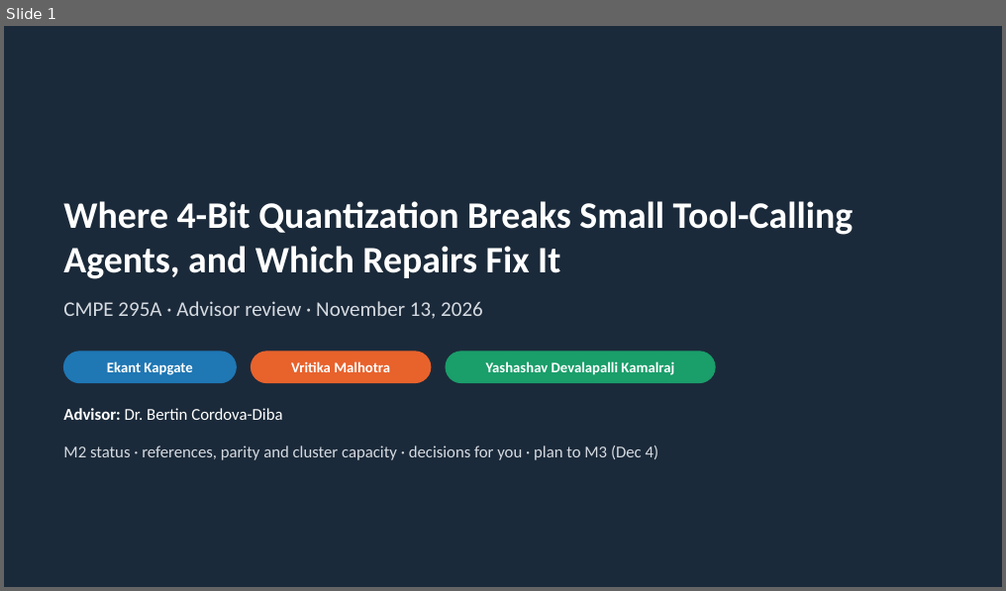
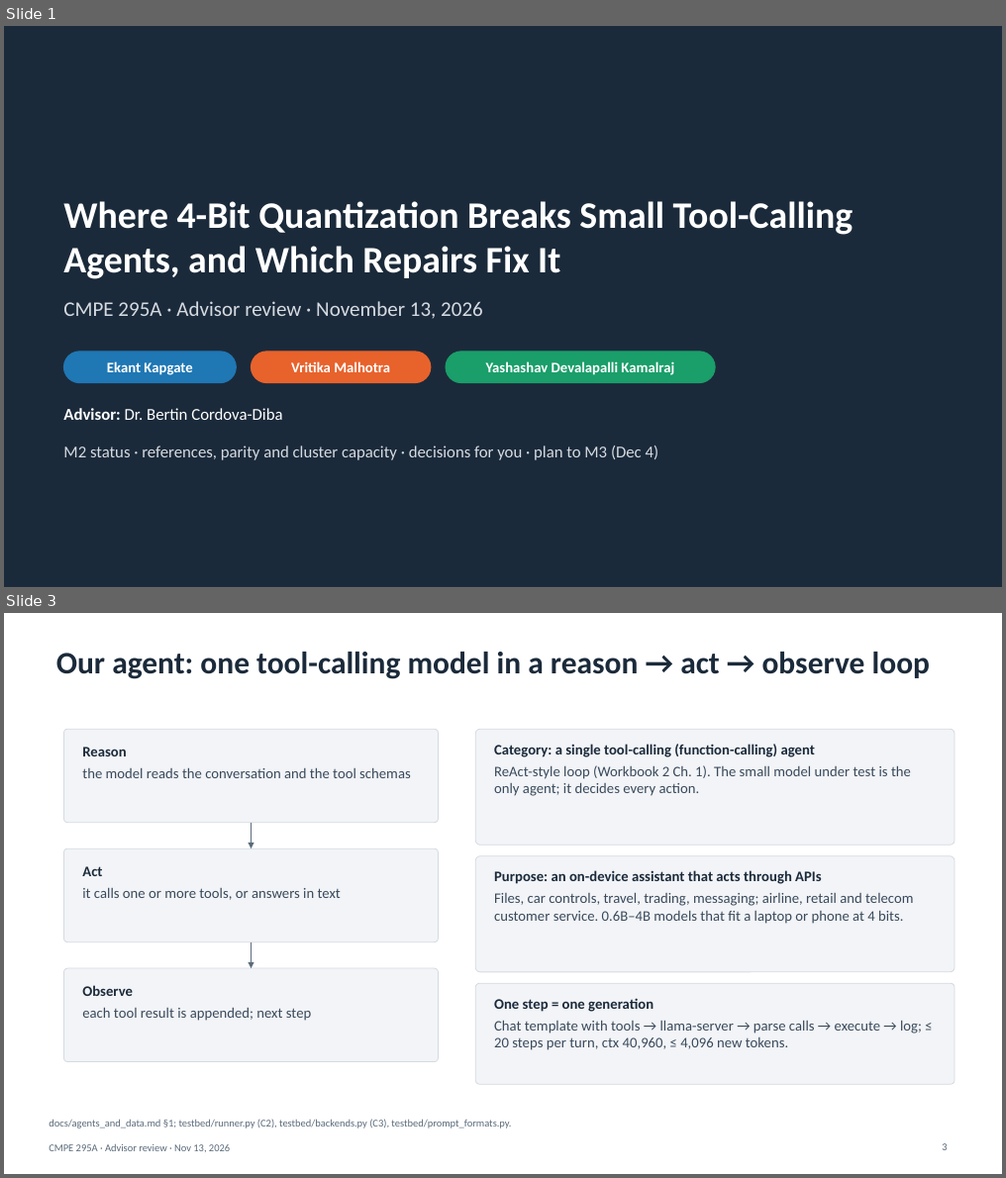
Before and after one commit to VritikaMalhotra/CMPE_295A, a slide deck: presentation/CMPE295A_Advisor_Review_Slides_2026-11-13.pptx. Shown one above the other, each under a label of ours: slide 1 before the commit, slides 1 and 3 after it; the slides between them are not shown. The pictures are 1006x591 and 1006x1178 pixels, drawn with LibreOffice and Linux fonts; fonts in the diff are those of the drawing. Boxes give left, top, right and bottom in pixels: in the first picture for what was removed or moved away, otherwise in the second. Text is boxed around its words. In the diff, an @@ line names an element or a change of style, - is before the commit and + after.

Commit message:
Deck frozen (content): Nov 13 advisor review, pptx and PDF
Built from week a0d2d93 with run_status 12:28 (content freeze moved up
from 16:00). 22 slides; validate.py passes; all pages rendered and
viewed; every line that differs from the audited Nov 11 22:00 text is
checked against its JSON or log source. Only counts change after this
(16:45 refresh).

WB2 owner: Yashashav (M3 prep, deck). Run by Yashashav.

```diff
--- a/presentation/CMPE295A_Advisor_Review_Slides_2026-11-13.pptx
+++ b/presentation/CMPE295A_Advisor_Review_Slides_2026-11-13.pptx
@@ slide 3 added at [4,613,1002,1174], background #FFFFFF @@
@@ title added at [56,652,930,679], 30 pt, text #1B2A3A, bold @@
+Our agent: one tool-calling model in a reason → act → observe loop
@@ rounded rectangle added at [63,729,439,823], fill #F2F4F7, outline #D5DAE1 0.75 pt @@
@@ rounded rectangle added at [475,729,954,845], fill #F2F4F7, outline #D5DAE1 0.75 pt @@
@@ text added at [82,747,411,778], 14 pt, text #3A4A5C @@
+Reason
+the model reads the conversation and the tool schemas
@@ text added at [494,744,911,796], 14 pt, text #3A4A5C @@
+Category: a single tool-calling (function-calling) agent
+ReAct-style loop (Workbook 2 Ch. 1). The small model under test is the only agent; it decides every action.
@@ rounded rectangle added at [63,849,439,943], fill #F2F4F7, outline #D5DAE1 0.75 pt @@
@@ arrow added from (252, 823) to (252, 849), #5B6B7B 1.5 pt @@
@@ text added at [82,866,341,900], 14 pt, text #3A4A5C @@
+Act
+it calls one or more tools, or answers in text
@@ rounded rectangle added at [475,857,954,972], fill #F2F4F7, outline #D5DAE1 0.75 pt @@
@@ text added at [494,870,913,924], 14 pt, text #3A4A5C @@
+Purpose: an on-device assistant that acts through APIs
+Files, car controls, travel, trading, messaging; airline, retail and telecom customer service. 0.6B–4B models that fit a laptop or phone at 4 bits.
@@ rounded rectangle added at [63,968,439,1062], fill #F2F4F7, outline #D5DAE1 0.75 pt @@
@@ arrow added from (252, 943) to (252, 968), #5B6B7B 1.5 pt @@
@@ text added at [82,985,311,1021], 14 pt, text #3A4A5C @@
+Observe
+each tool result is appended; next step
@@ rounded rectangle added at [475,983,954,1084], fill #F2F4F7, outline #D5DAE1 0.75 pt @@
@@ text added at [494,998,922,1051], 14 pt, text #3A4A5C @@
+One step = one generation
+Chat template with tools → llama-server → parse calls → execute → log; ≤ 20 steps per turn, ctx 40,960, ≤ 4,096 new tokens.
@@ text added at [49,1145,230,1153], 10 pt, text #5B6B7B @@
+CMPE 295A · Advisor review · Nov 13, 2026
@@ text added at [49,1119,511,1129], 10 pt, text #5B6B7B @@
+docs/agents_and_data.md §1; testbed/runner.py (C2), testbed/backends.py (C3), testbed/prompt_formats.py.
@@ page number added at [942,1144,946,1151], 10 pt, text #5B6B7B @@
+3
```
Also in this commit, not shown: 6 slides changed, 9 other slides added, 1 slide removed, 1 other file.
